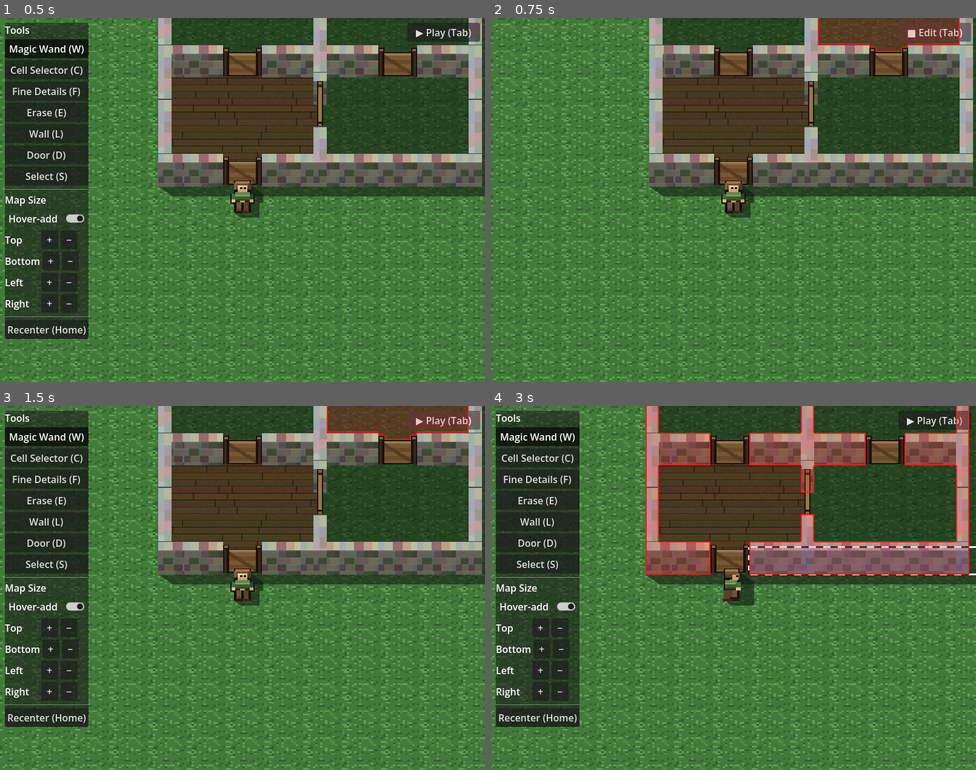
Above: before the commit, frames 1-4 (two rows, left to right).
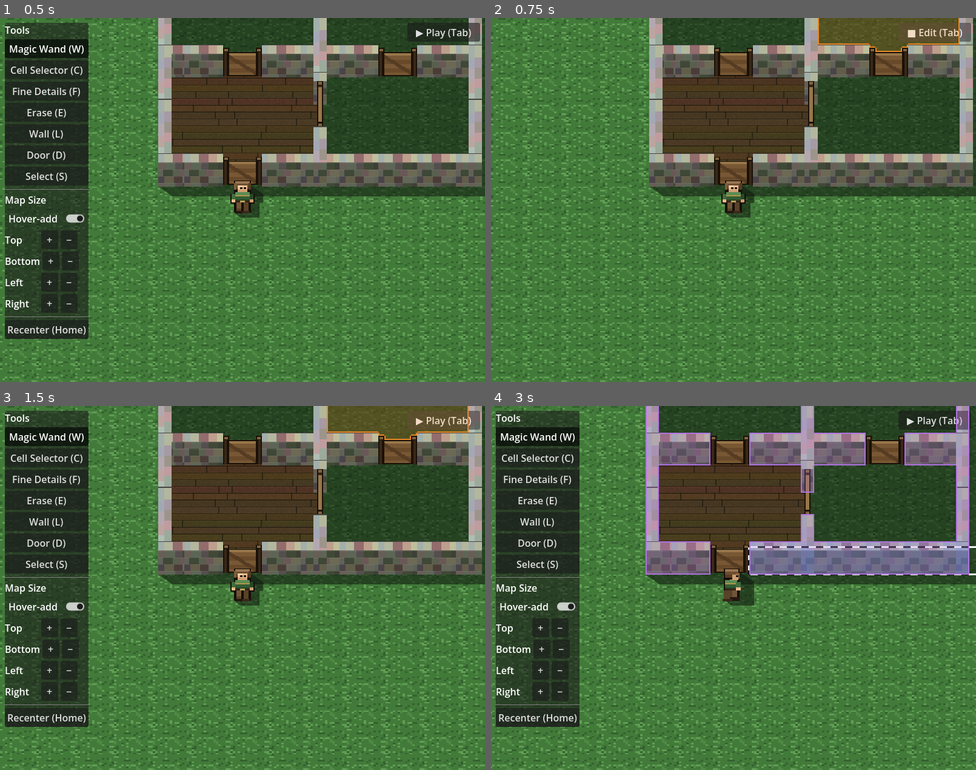
Above: after the commit, the same moments.

Repository: Malcolm-Malloy/grid-quest
Game: Godot game, scene res://main.tscn
The game is run twice, just before and just after one commit, with the same random seed, the same clock (stepped at 60 frames per second) and the same inputs.
Inputs (mouse positions are in pixels of both pictures, inside the frame that each line leads up to):
- Up to frame 1 (0.5 s): no input
- Up to frame 2 (0.75 s): click "▶ Play (Tab)" at 0.5 s
- Up to frame 3 (1.5 s): click "■ Edit (Tab)" at 1.25 s
- Up to frame 4 (3 s): click "▶ Play (Tab)" at 2 s; tap Enter at 2.75 s; move the mouse to (840, 569) at 2.77 s; hold Right (ui_right) from 2.78 s (still down); tap R at 2.85 s; click (840, 569) at 2.92 s

Frame 1 is identical in both runs. In frame 2, 0.1% of the frame differs, in the area x 67-97%, y 0-10%; in frame 3, 0.1%; in frame 4, 12%, in the area x 31-99%, y 0-47%.

Commit message:
Coloured-highlight palette: orange ground, purple walls, green add, red erase
The editor hover highlights are now tinted by the action they signal
(ROADMAP 'Coloured highlight system'), on both hover surfaces:

- Mask outline: floor_outline.gdshader gains an hl_color uniform (default
  red preserved). FloorHighlightMask.show_floor tints it orange (ground),
  show_walls tints it purple (walls); both accept an override so doors can
  pass blue once doors are mask-highlighted.
- Square paint cursor (now class_name PaintCursor): set_erasing(bool) ->
  set_role(Role) with GROUND (orange terrain paint), ADD (green additive
  placement), ERASE (red). Terrain paint reads as a ground edit, not
  'adding' (green), which is reserved for placing structures/objects.

Verified by dev/test_highlight_color (7 checks); erase/undo/context-menu
tests still pass. Blue (doors) and yellow (shadow) remain, each gated on an
unbuilt feature.

Co-Authored-By: Claude Opus 4.8 <noreply@anthropic.com>

Diff:
--- /dev/null
+++ b/dev/test_highlight_color.gd
@@ -0,0 +1,54 @@
+extends Node
+
+# Dev-only headless test for the coloured-highlight palette (ROADMAP "Coloured highlight system").
+# Verifies the per-ACTION colour actually reaches the outline shader (show_floor -> orange ground,
+# show_walls -> purple walls) and that the square paint cursor's three roles map to the right colours
+# (GROUND orange, ADD green, ERASE red). Text-only, no pixel readback.
+#   /Applications/Godot.app/Contents/MacOS/Godot --headless --path . res://dev/test_highlight_color.tscn
+
+var _fails := 0
+
+func _check(label: String, cond: bool) -> void:
+	print(("PASS " if cond else "FAIL ") + label)
+	if not cond:
+		_fails += 1
+
+func _ready() -> void:
+	MapIO.auto_load = false
+	var main: Node = load("res://main.tscn").instantiate()
+	add_child(main)
+	await get_tree().process_frame
+	await get_tree().process_frame # let the mask's deferred keys enter the tree
+	var mask = main.get_node("World/FloorHighlightMask")
+	var fm = main.get_node("World/FloorManager")
+
+	# --- mask outline colour follows the action ---
+	mask.show_floor({}, [])
+	await get_tree().process_frame
+	_check("show_floor tints the outline ORANGE (ground)",
+		mask._mat.get_shader_parameter("hl_color") == mask.GROUND)
+	mask.show_walls([])
+	await get_tree().process_frame
+	_check("show_walls tints the outline PURPLE (walls)",
+		mask._mat.get_shader_parameter("hl_color") == mask.WALLS)
+	# an explicit override wins (e.g. doors would pass blue)
+	mask.show_walls([], mask.DOORS)
+	await get_tree().process_frame
+	_check("show_walls override tints the outline BLUE (doors)",
+		mask._mat.get_shader_parameter("hl_color") == mask.DOORS)
+
+	# --- square paint cursor roles map to the palette ---
+	var cur = fm._cursor
+	cur.set_role(PaintCursor.Role.GROUND)
+	_check("cursor GROUND role is orange", cur._line == PaintCursor.GROUND_LINE)
+	cur.set_role(PaintCursor.Role.ADD)
+	_check("cursor ADD role is green", cur._line == PaintCursor.ADD_LINE)
+	cur.set_role(PaintCursor.Role.ERASE)
+	_check("cursor ERASE role is red", cur._line == PaintCursor.ERASE_LINE)
+
+	# --- the mask default (unset) is still red, so erase/untinted paths read as destructive ---
+	_check("shader default hl_color is red",
+		mask.GROUND != Color(0.95, 0.13, 0.13) and mask.WALLS != Color(0.95, 0.13, 0.13))
+
+	print("RESULT: " + ("OK" if _fails == 0 else str(_fails) + " FAILURES"))
+	get_tree().quit(_fails)
--- /dev/null
+++ b/dev/test_highlight_color.tscn
@@ -0,0 +1,6 @@
+[gd_scene format=3 uid="uid://c0lorhl7test01"]
+
+[ext_resource type="Script" path="res://dev/test_highlight_color.gd" id="1"]
+
+[node name="TestHighlightColor" type="Node"]
+script = ExtResource("1")
--- a/floors/floor_highlight_mask.gd
+++ b/floors/floor_highlight_mask.gd
@@ -13,6 +13,14 @@
 # highlight then cuts around it automatically, and updates live as it moves or a door opens.
 
 const MASK_BIT := 1 << 19
+
+# coloured-highlight palette (ROADMAP "Coloured highlight system"): the mask outline is tinted by
+# ACTION. show_floor uses GROUND (orange), show_walls uses WALLS (purple); callers may override (e.g.
+# a door would pass DOORS blue). Red stays the shader default for erase. Kept in sync with the square
+# paint_cursor's role colours. Blue (doors) and yellow (shadow) ship with those features.
+const GROUND := Color(0.95, 0.55, 0.15) # ground / terrain / floor edits
+const WALLS := Color(0.70, 0.45, 0.90)  # wall edits
+const DOORS := Color(0.30, 0.70, 0.95)  # door edits (reserved; doors aren't mask-highlighted yet)
 
 var _mask_vp: SubViewport
 var _key: Node2D      # floor key, below the walls (they occlude it, tracing visible floor)
@@ -70,25 +78,34 @@
 	_overlay.add_child(rect)
 	add_child(_overlay)
 
-# show the highlight for a room's floor shape (interior cells + room-facing wall quads)
-func show_floor(cells: Dictionary, quads: Array) -> void:
+# apply an action colour to the outline shader (the coloured-highlight palette)
+func _set_color(c: Color) -> void:
+	if _mat:
+		_mat.set_shader_parameter("hl_color", c)
+
+# show the highlight for a room's floor shape (interior cells + room-facing wall quads). Ground
+# edits, so the outline is ORANGE unless the caller overrides (e.g. erase would pass red).
+func show_floor(cells: Dictionary, quads: Array, color: Color = GROUND) -> void:
 	if _key == null or not _key.is_inside_tree():
-		call_deferred("show_floor", cells, quads) # key is added deferred on the first frame
+		call_deferred("show_floor", cells, quads, color) # key is added deferred on the first frame
 		return
 	_key.set_shape(cells, quads)
 	if _wall_key and _wall_key.is_inside_tree():
 		_wall_key.set_shape({}, []) # floor and wall highlights are mutually exclusive
+	_set_color(color)
 	_activate()
 
 # show the wall highlight for a set of wall-piece rects (World-local coords). Only the wall
 # geometry lights up; ground and shadows are absent from the mask viewport, so they are excluded.
-func show_walls(rects: Array) -> void:
+# Wall edits, so the outline is PURPLE unless the caller overrides (e.g. a door would pass blue).
+func show_walls(rects: Array, color: Color = WALLS) -> void:
 	if _wall_key == null or not _wall_key.is_inside_tree():
-		call_deferred("show_walls", rects)
+		call_deferred("show_walls", rects, color)
 		return
 	_wall_key.set_shape({}, rects)
 	if _key and _key.is_inside_tree():
 		_key.set_shape({}, [])
+	_set_color(color)
 	_activate()
 
 func _activate() -> void:
--- a/floors/floor_manager.gd
+++ b/floors/floor_manager.gd
@@ -501,7 +501,8 @@
 		_restore_faded()
 		return
 	_fade_obstacles_at(cell)
-	_cursor.set_erasing(_mode == Mode.ERASE) # green while adding terrain, red while erasing
+	# terrain paint is a ground edit (orange); erase is destructive (red)
+	_cursor.set_role(PaintCursor.Role.ERASE if _mode == Mode.ERASE else PaintCursor.Role.GROUND)
 	if _mode == Mode.FINE:
 		var q := Vector2i(floori(local.x / HALF), floori(local.y / HALF))
 		var r := Rect2(q.x * HALF, q.y * HALF, HALF, HALF)
@@ -693,7 +694,7 @@
 	if not _in_bounds(cell):
 		_cursor.hide_cursor()
 		return
-	_cursor.set_erasing(false) # green add cursor
+	_cursor.set_role(PaintCursor.Role.ADD) # green: placing a wall/door is additive
 	_cursor.show_rect(Rect2(cell.x * CELL, cell.y * CELL, CELL, CELL))
 
 # set one quarter's material ("" erases it back to grass). Returns whether anything changed,
--- a/floors/floor_outline.gdshader
+++ b/floors/floor_outline.gdshader
@@ -2,13 +2,18 @@
 render_mode unshaded;
 
 // Reads the mask viewport (visible floor drawn in a magenta key, real occluders punched in)
-// and paints the whole highlight: a low-opacity red fill over visible floor, plus a solid
-// red edge line on the floor pixels at its boundary. Occlusion is done by the real renderer,
-// so this is pixel-exact and automatically correct under walls, doors, the player and any
-// object tagged onto the mask layer.
+// and paints the whole highlight: a low-opacity fill over visible floor, plus a solid edge
+// line on the floor pixels at its boundary. Occlusion is done by the real renderer, so this
+// is pixel-exact and automatically correct under walls, doors, the player and any object
+// tagged onto the mask layer.
+//
+// hl_color is the per-ACTION highlight colour (the coloured-highlight palette): orange for
+// ground/floor edits, purple for walls, red for erase, etc. Set from FloorHighlightMask before
+// each show_*; the shader applies it at a solid edge alpha and a low fill alpha. Default red.
 
 uniform sampler2D mask_tex : filter_nearest;
 uniform vec2 tex_size;
+uniform vec4 hl_color : source_color = vec4(0.95, 0.13, 0.13, 1.0);
 
 bool is_floor(vec2 uv) {
 	vec4 c = texture(mask_tex, uv);
@@ -24,6 +29,6 @@
 				|| !is_floor(UV + vec2(0.0, p.y)) || !is_floor(UV - vec2(0.0, p.y))
 				|| !is_floor(UV + 2.0 * vec2(p.x, 0.0)) || !is_floor(UV - 2.0 * vec2(p.x, 0.0))
 				|| !is_floor(UV + 2.0 * vec2(0.0, p.y)) || !is_floor(UV - 2.0 * vec2(0.0, p.y));
-		COLOR = edge ? vec4(0.95, 0.1, 0.1, 0.95) : vec4(1.0, 0.15, 0.15, 0.22);
+		COLOR = edge ? vec4(hl_color.rgb, 0.95) : vec4(hl_color.rgb, 0.22);
 	}
 }
--- a/floors/paint_cursor.gd
+++ b/floors/paint_cursor.gd
@@ -1,4 +1,5 @@
 extends Node2D
+class_name PaintCursor
 
 # A plain grid-cell / quarter cursor for the Cell and Quarter paint scopes. Unlike the room
 # highlight (FloorHighlightMask, which traces the visible floor and is occluded by walls and the
@@ -6,16 +7,21 @@
 # glance. Drawn in World space (a child of FloorManager) so it lines up with the grid, at a high
 # z_index so it sits above the walls and player like an editor cursor should.
 
-# role colours, matching the editor coloured-highlight palette: green = adding terrain,
-# red = erasing (destructive). Cell/Fine placement uses ADD, the Erase tool uses ERASE.
+# role colours, matching the editor coloured-highlight palette (ROADMAP "Coloured highlight system"):
+#   GROUND (orange) = terrain / floor paint, ADD (green) = additive placement (walls, doors, objects),
+#   ERASE (red) = destructive removal. Terrain paint reads as a ground edit (orange), NOT "adding"
+#   (green), which is reserved for placing structures/objects. Kept in sync with FloorHighlightMask.
+enum Role { GROUND, ADD, ERASE }
+const GROUND_FILL := Color(0.95, 0.55, 0.15, 0.22)
+const GROUND_LINE := Color(0.95, 0.55, 0.15, 0.95)
 const ADD_FILL := Color(0.25, 0.85, 0.35, 0.22)
 const ADD_LINE := Color(0.25, 0.85, 0.35, 0.95)
 const ERASE_FILL := Color(0.95, 0.15, 0.15, 0.22)
 const ERASE_LINE := Color(0.95, 0.15, 0.15, 0.95)
 
 var _rect := Rect2() # zero size = hidden
-var _fill := ADD_FILL
-var _line := ADD_LINE
+var _fill := GROUND_FILL
+var _line := GROUND_LINE
 
 func show_rect(r: Rect2) -> void:
 	if r == _rect:
@@ -23,13 +29,22 @@
 	_rect = r
 	queue_redraw()
 
-# green while placing terrain (adding), red while erasing (destructive)
-func set_erasing(erasing: bool) -> void:
-	var f: Color = ERASE_FILL if erasing else ADD_FILL
+# set the cursor's action colour: orange for terrain paint (GROUND), green for placement (ADD),
+# red for erase (ERASE). See the Role palette above.
+func set_role(role: Role) -> void:
+	var f: Color
+	var l: Color
+	match role:
+		Role.ERASE:
+			f = ERASE_FILL; l = ERASE_LINE
+		Role.ADD:
+			f = ADD_FILL; l = ADD_LINE
+		_:
+			f = GROUND_FILL; l = GROUND_LINE
 	if f == _fill:
 		return
 	_fill = f
-	_line = ERASE_LINE if erasing else ADD_LINE
+	_line = l
 	queue_redraw()
 
 func hide_cursor() -> void:
Not shown, added: dev/test_highlight_color.gd.uid
Not shown, changed: ROADMAP.md
